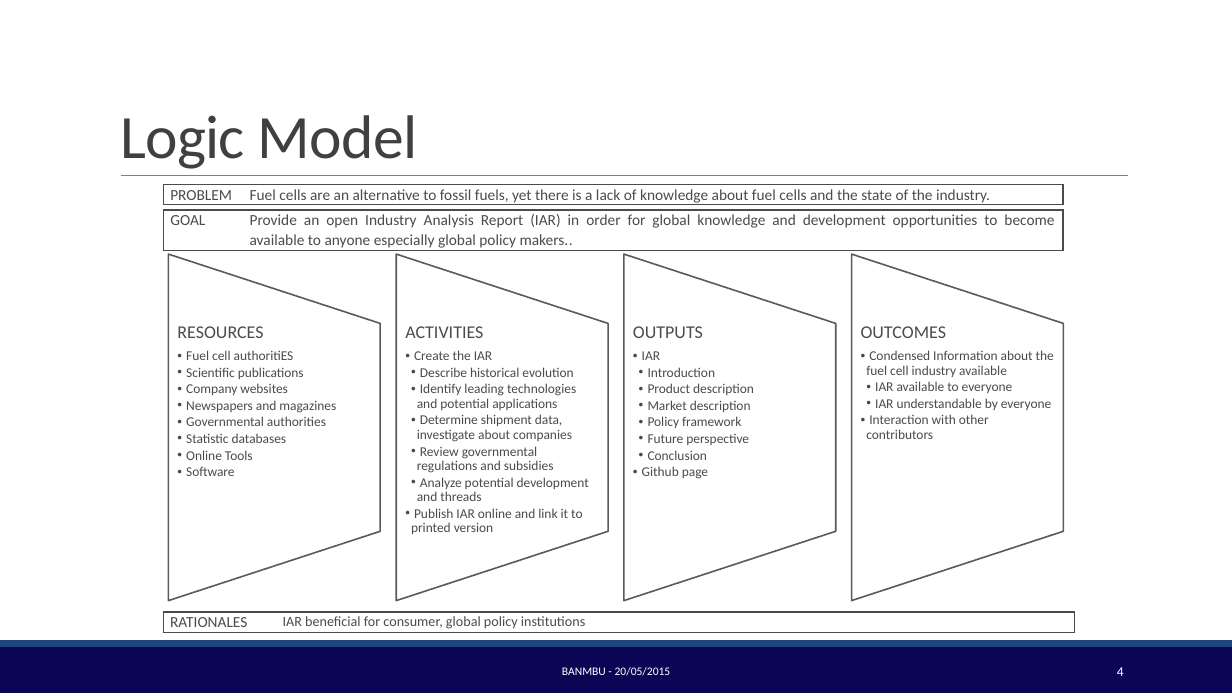
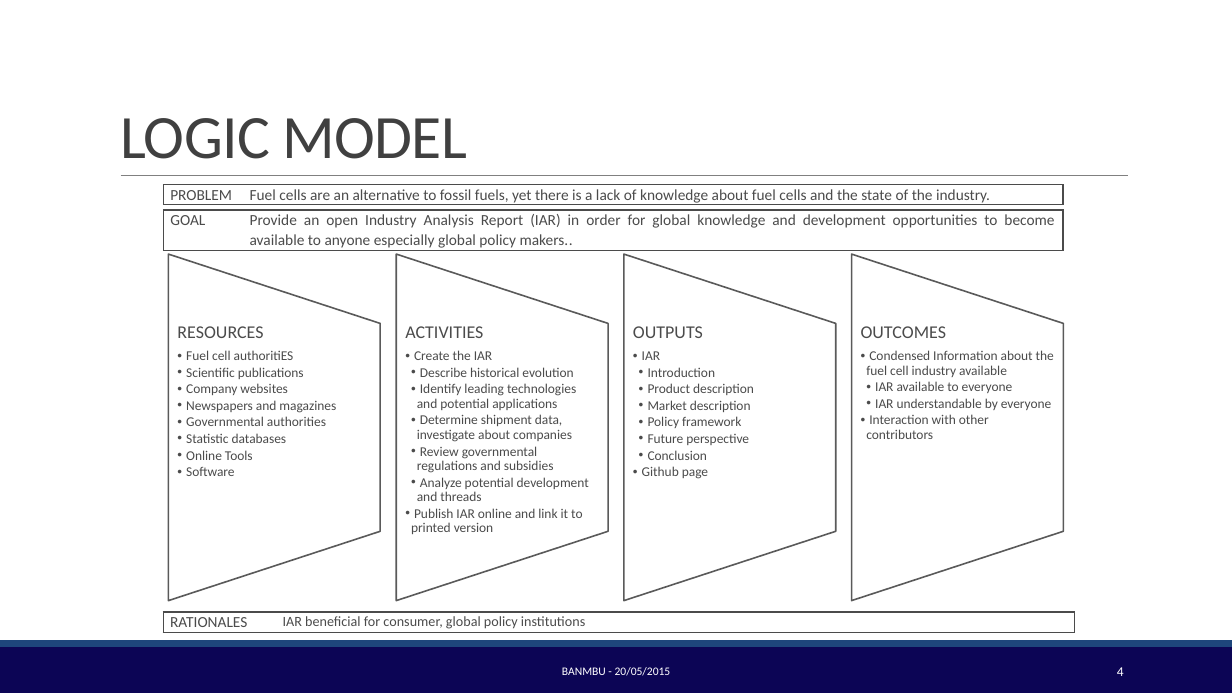
Before and after one commit to BambuGMS/Industry-Analysis-Report, a slide deck: slide 4 of Assignments/Presentations/2015.06.14_Presentation.pptx. Drawn at 1232x693 pixels with LibreOffice and Linux fonts; fonts in the diff are those of the drawing; background and template pictures are left out. Boxes give left, top, right and bottom in pixels: in the first picture for what was removed or moved away, otherwise in the second. Text is boxed around its words. In the diff, an @@ line names an element or a change of style, - is before the commit and + after.

```diff
--- a/Assignments/Presentations/2015.06.14_Presentation.pptx
+++ b/Assignments/Presentations/2015.06.14_Presentation.pptx
@@ title at box(120, 118, 468, 159): text changed @@
-Logic Model
+LOGIC MODEL
```
Also in this commit, not shown: 3 other slides changed, 1 slide added, 7 slides removed, 1 other file.
